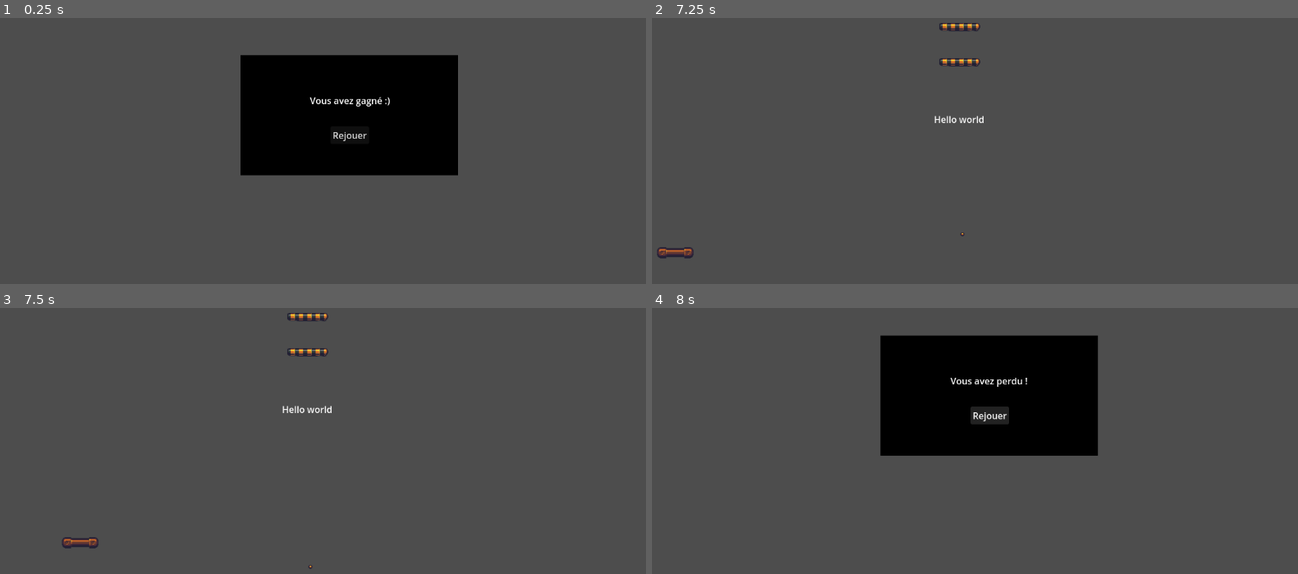
Above: before the commit, frames 1-4 (two rows, left to right).
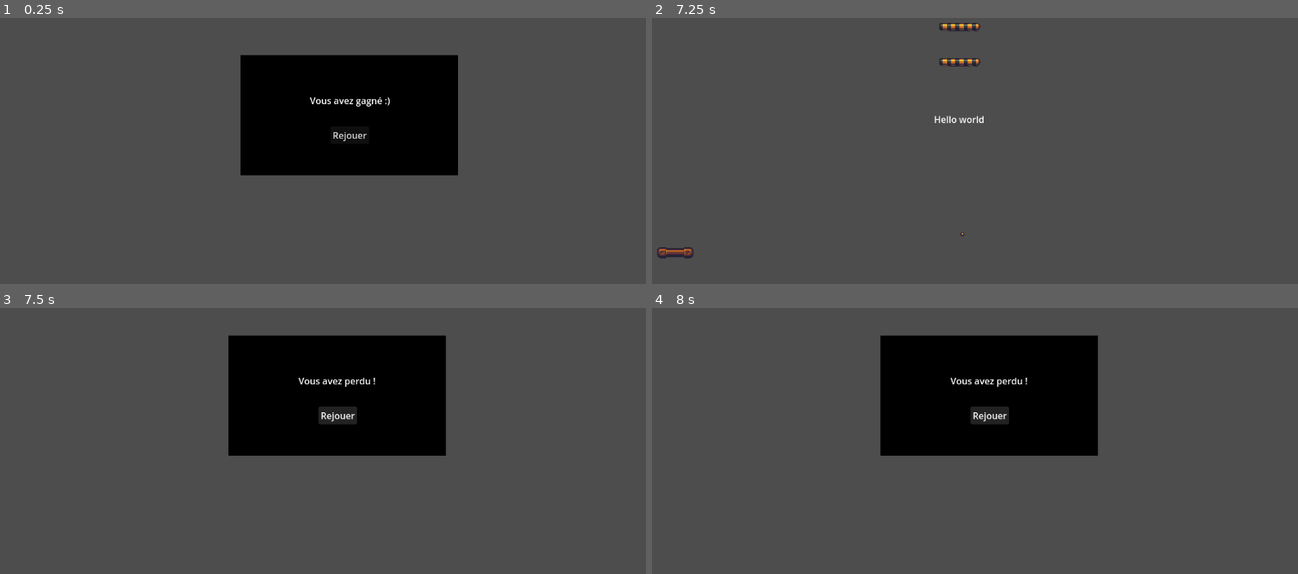
Above: after the commit, the same moments.

Repository: 34lks66/R5.A.06-Godot
Game: Godot game, scene res://victoire.tscn
Two runs of this game, one before a commit and one after it. Both use one fixed random seed, a clock stepped at 60 frames per second and the inputs below. This scene is started directly instead of the project's main scene.
Inputs:
- Up to frame 1 (0.25 s): no input
- Up to frame 2 (7.25 s): click "Rejouer" at 0.5 s; tap Enter at 1.25, 2.75, 4.25 s; hold Right (p1_right) 1.28-2.03 s; tap Space at 2, 3.5, 5.75 s; hold Left (p1_left) 2.03-2.78 s; hold Right (p1_right) 2.78-4.28 s; hold Left (p1_left) 4.28-5 s; click "Rejouer" at 5 s; hold Left (p1_left) from 5.78 s (still down)
- Up to frame 3 (7.5 s): release Left (p1_left) at 7.28 s; hold Right (p1_right) from 7.28 s (still down)
- Up to frame 4 (8 s): keep holding Right (p1_right)

Frames 1-2 are identical in both runs. In frame 3, 16% of the frame differs, in the area x 9-69%, y 1-99%; in frame 4, nothing differs.

Commit message:
audio game

Diff:
--- a/tp-casse-briques/balle/balle.tscn
+++ b/tp-casse-briques/balle/balle.tscn
@@ -1,12 +1,16 @@
-[gd_scene load_steps=4 format=3 uid="uid://do72u7vjlw4mt"]
+[gd_scene load_steps=6 format=3 uid="uid://do72u7vjlw4mt"]
 
 [ext_resource type="Texture2D" uid="uid://180s0dl13d5m" path="res://assets/breakout_pieces.png" id="1_eobpy"]
+[ext_resource type="Script" uid="uid://by1ariys65ei0" path="res://balle/balle_son.gd" id="2_50dfo"]
 
 [sub_resource type="PhysicsMaterial" id="PhysicsMaterial_eobpy"]
 friction = 0.0
 bounce = 1.0
 
 [sub_resource type="CircleShape2D" id="CircleShape2D_eobpy"]
+radius = 9.055386
+
+[sub_resource type="CircleShape2D" id="CircleShape2D_50dfo"]
 radius = 9.055386
 
 [node name="Balle" type="RigidBody2D" groups=["ball"]]
@@ -23,3 +27,12 @@
 [node name="CollisionShape2D" type="CollisionShape2D" parent="."]
 position = Vector2(551, 332)
 shape = SubResource("CircleShape2D_eobpy")
+
+[node name="Area2D" type="Area2D" parent="."]
+script = ExtResource("2_50dfo")
+
+[node name="CollisionShape2D" type="CollisionShape2D" parent="Area2D"]
+position = Vector2(551, 332)
+shape = SubResource("CircleShape2D_50dfo")
+
+[connection signal="body_entered" from="Area2D" to="Area2D" method="_on_body_entered"]
--- /dev/null
+++ b/tp-casse-briques/balle/balle_son.gd
@@ -0,0 +1,5 @@
+extends Area2D
+
+func _on_body_entered(body):
+	if body.name == "Raquette":
+		body._on_ball_hit()
--- a/tp-casse-briques/brick/brick.gd
+++ b/tp-casse-briques/brick/brick.gd
@@ -14,6 +14,9 @@
 func _on_body_entered(body):
 	if body.is_in_group("ball"):
 		var bricks = get_tree().get_nodes_in_group("brick")
+		var sound = get_parent().get_node("AudioStreamPlayer")
+		sound.play()
+		await get_tree().create_timer(0.05).timeout
 		get_parent().queue_free()
 
 		if bricks.size() <= 1:
--- a/tp-casse-briques/brick/brick.tscn
+++ b/tp-casse-briques/brick/brick.tscn
@@ -1,7 +1,8 @@
-[gd_scene load_steps=6 format=3 uid="uid://bngmyrrx6ws6m"]
+[gd_scene load_steps=7 format=3 uid="uid://bngmyrrx6ws6m"]
 
 [ext_resource type="Texture2D" uid="uid://cj1e0juynue8d" path="res://assets/more_breakout_pieces.png" id="1_1bmya"]
 [ext_resource type="Script" uid="uid://546trp4sw04" path="res://brick/brick.gd" id="2_84gwy"]
+[ext_resource type="AudioStream" uid="uid://dxeeahxxilye7" path="res://assets/The Essential Retro Video Game Sound Effects Collection [512 sounds] By Juhani Junkala/Weapons/Shotgun/sfx_weapon_shotgun3.wav" id="3_geq20"]
 
 [sub_resource type="PhysicsMaterial" id="PhysicsMaterial_1bmya"]
 friction = 0.0
@@ -34,4 +35,8 @@
 position = Vector2(548.09735, 285.87723)
 shape = SubResource("RectangleShape2D_84gwy")
 
+[node name="AudioStreamPlayer" type="AudioStreamPlayer" parent="."]
+stream = ExtResource("3_geq20")
+volume_db = -10.0
+
 [connection signal="body_entered" from="Area2D" to="Area2D" method="_on_body_entered"]
--- a/tp-casse-briques/casse-briques/main.tscn
+++ b/tp-casse-briques/casse-briques/main.tscn
@@ -7,6 +7,7 @@
 [ext_resource type="PackedScene" uid="uid://c2sj5br7nbyv0" path="res://fosse/fosse.tscn" id="5_0eiif"]
 [ext_resource type="Script" uid="uid://dgyw6y8nhq2lg" path="res://fosse/fosse.gd" id="6_vaoxn"]
 [ext_resource type="PackedScene" uid="uid://bngmyrrx6ws6m" path="res://brick/brick.tscn" id="7_ddf2j"]
+[ext_resource type="AudioStream" uid="uid://uprkyg1kt8qe" path="res://assets/Juhani Junkala [Retro Game Music Pack] Title Screen.wav" id="8_a85rn"]
 
 [node name="Node2D" type="Node2D"]
 
@@ -27,7 +28,7 @@
 [node name="Mur" parent="." instance=ExtResource("4_ghjii")]
 
 [node name="Fosse" parent="." instance=ExtResource("5_0eiif")]
-position = Vector2(577, 638)
+position = Vector2(577, 607)
 script = ExtResource("6_vaoxn")
 
 [node name="Brick" parent="." instance=ExtResource("7_ddf2j")]
@@ -38,3 +39,8 @@
 
 [node name="Brick2" parent="." instance=ExtResource("7_ddf2j")]
 position = Vector2(0, -70)
+
+[node name="AudioStreamPlayer" type="AudioStreamPlayer" parent="."]
+stream = ExtResource("8_a85rn")
+volume_db = -20.0
+autoplay = true
--- a/tp-casse-briques/mur/mur.tscn
+++ b/tp-casse-briques/mur/mur.tscn
@@ -1,4 +1,7 @@
-[gd_scene load_steps=5 format=3 uid="uid://c0a1ihoeat7nq"]
+[gd_scene load_steps=7 format=3 uid="uid://c0a1ihoeat7nq"]
+
+[ext_resource type="AudioStream" uid="uid://hxutyw7xeyb0" path="res://assets/The Essential Retro Video Game Sound Effects Collection [512 sounds] By Juhani Junkala/General Sounds/Negative Sounds/sfx_sounds_error2.wav" id="1_ljofq"]
+[ext_resource type="Script" uid="uid://b0i6q4lnpums7" path="res://mur/mur_son.gd" id="2_ljofq"]
 
 [sub_resource type="PhysicsMaterial" id="PhysicsMaterial_b5jeu"]
 friction = 0.0
@@ -16,6 +19,10 @@
 [node name="Mur" type="StaticBody2D"]
 physics_material_override = SubResource("PhysicsMaterial_b5jeu")
 
+[node name="AudioStreamPlayer" type="AudioStreamPlayer" parent="."]
+stream = ExtResource("1_ljofq")
+volume_db = -10.0
+
 [node name="mur_haut" type="CollisionShape2D" parent="."]
 position = Vector2(570.5, 0)
 shape = SubResource("RectangleShape2D_b5jeu")
@@ -24,6 +31,23 @@
 position = Vector2(-1, 322.5)
 shape = SubResource("RectangleShape2D_3wqp3")
 
-[node name="CollisionShape2D" type="CollisionShape2D" parent="."]
+[node name="mur_droit" type="CollisionShape2D" parent="."]
 position = Vector2(1153, 321)
 shape = SubResource("RectangleShape2D_ljofq")
+
+[node name="Area2D" type="Area2D" parent="."]
+script = ExtResource("2_ljofq")
+
+[node name="mur_haut" type="CollisionShape2D" parent="Area2D"]
+position = Vector2(570.5, 0)
+shape = SubResource("RectangleShape2D_b5jeu")
+
+[node name="mur_gauche" type="CollisionShape2D" parent="Area2D"]
+position = Vector2(-1, 322.5)
+shape = SubResource("RectangleShape2D_3wqp3")
+
+[node name="mur_droit" type="CollisionShape2D" parent="Area2D"]
+position = Vector2(1153, 321)
+shape = SubResource("RectangleShape2D_ljofq")
+
+[connection signal="body_entered" from="Area2D" to="Area2D" method="_on_body_entered"]
--- /dev/null
+++ b/tp-casse-briques/mur/mur_son.gd
@@ -0,0 +1,5 @@
+extends Area2D
+
+func _on_body_entered(body):
+	if body.is_in_group("ball"):
+		get_parent().get_node("AudioStreamPlayer").play()
--- a/tp-casse-briques/perdu.tscn
+++ b/tp-casse-briques/perdu.tscn
@@ -1,6 +1,8 @@
-[gd_scene load_steps=2 format=3 uid="uid://bmaib3vtq08ts"]
+[gd_scene load_steps=4 format=3 uid="uid://bmaib3vtq08ts"]
 
+[ext_resource type="Script" uid="uid://blxjg7f6hvpse" path="res://perdu_son.gd" id="1_ng06l"]
 [ext_resource type="Script" uid="uid://dqviqx5h8k0ns" path="res://button.gd" id="1_y1wl7"]
+[ext_resource type="AudioStream" uid="uid://bsaeyqrw1tf5l" path="res://assets/The Essential Retro Video Game Sound Effects Collection [512 sounds] By Juhani Junkala/General Sounds/Alarms/Alarms/sfx_alarm_loop4.wav" id="3_ng06l"]
 
 [node name="Perdu" type="Control"]
 layout_mode = 3
@@ -9,6 +11,7 @@
 offset_top = -17.0
 offset_right = 19.0
 offset_bottom = 23.0
+script = ExtResource("1_ng06l")
 
 [node name="ColorRect" type="ColorRect" parent="."]
 layout_mode = 0
@@ -34,3 +37,7 @@
 offset_bottom = 360.0
 text = "Rejouer"
 script = ExtResource("1_y1wl7")
+
+[node name="AudioStreamPlayer" type="AudioStreamPlayer" parent="."]
+stream = ExtResource("3_ng06l")
+volume_db = -10.0
--- /dev/null
+++ b/tp-casse-briques/perdu_son.gd
@@ -0,0 +1,4 @@
+extends Control
+
+func _ready():
+	$AudioStreamPlayer.play()
--- a/tp-casse-briques/raquette/controlJoueur.gd
+++ b/tp-casse-briques/raquette/controlJoueur.gd
@@ -23,3 +23,12 @@
 	position.x += direction * vitesse * delta
 
 	position.x = clamp(position.x, -500, screen_size.x - 600)
+
+	if direction !=0:
+		if not $AudioMouvementRaquette.playing:
+			$AudioMouvementRaquette.play()
+		else:
+			$AudioMouvementRaquette.stop()
+
+func _on_ball_hit():
+	$AudioStreamPlayer.play()
--- a/tp-casse-briques/raquette/raquette.tscn
+++ b/tp-casse-briques/raquette/raquette.tscn
@@ -1,7 +1,9 @@
-[gd_scene load_steps=4 format=3 uid="uid://b8gdrejq8m5an"]
+[gd_scene load_steps=6 format=3 uid="uid://b8gdrejq8m5an"]
 
 [ext_resource type="Script" uid="uid://c8xrwduguirl7" path="res://raquette/ControlJoueur.gd" id="1_8wwvb"]
 [ext_resource type="Texture2D" uid="uid://c8mlvn4i8vf3f" path="res://raquette/sin_raquette_a.tres" id="1_w6mu3"]
+[ext_resource type="AudioStream" uid="uid://dmqsisenoywte" path="res://assets/The Essential Retro Video Game Sound Effects Collection [512 sounds] By Juhani Junkala/General Sounds/Buttons/sfx_sounds_button6.wav" id="3_rdu13"]
+[ext_resource type="AudioStream" uid="uid://08ptv5nyis6w" path="res://assets/The Essential Retro Video Game Sound Effects Collection [512 sounds] By Juhani Junkala/Movement/Jumping and Landing/sfx_movement_jump18_landing.wav" id="4_jdb1i"]
 
 [sub_resource type="RectangleShape2D" id="RectangleShape2D_8wwvb"]
 size = Vector2(78, 33)
@@ -17,3 +19,11 @@
 [node name="CollisionShape2D" type="CollisionShape2D" parent="."]
 position = Vector2(550, 551.5)
 shape = SubResource("RectangleShape2D_8wwvb")
+
+[node name="AudioStreamPlayer" type="AudioStreamPlayer" parent="."]
+stream = ExtResource("3_rdu13")
+volume_db = -10.0
+
+[node name="AudioMouvementRaquette" type="AudioStreamPlayer" parent="."]
+stream = ExtResource("4_jdb1i")
+volume_db = -10.0
--- a/tp-casse-briques/victoire.tscn
+++ b/tp-casse-briques/victoire.tscn
@@ -1,10 +1,13 @@
-[gd_scene load_steps=2 format=3 uid="uid://djv8uxm88wmvc"]
+[gd_scene load_steps=4 format=3 uid="uid://djv8uxm88wmvc"]
 
+[ext_resource type="Script" uid="uid://duxlveh6o4lq7" path="res://victoire_son.gd" id="1_ipexg"]
 [ext_resource type="Script" uid="uid://dqviqx5h8k0ns" path="res://button.gd" id="1_jcfhk"]
+[ext_resource type="AudioStream" uid="uid://b4hgjsniv5kx7" path="res://assets/The Essential Retro Video Game Sound Effects Collection [512 sounds] By Juhani Junkala/General Sounds/Positive Sounds/sfx_sounds_powerup18.wav" id="2_dxjc2"]
 
 [node name="Victoire" type="Control"]
 layout_mode = 3
 anchors_preset = 0
+script = ExtResource("1_ipexg")
 
 [node name="ColorRect" type="ColorRect" parent="."]
 layout_mode = 0
@@ -30,3 +33,7 @@
 offset_bottom = 360.0
 text = "Rejouer"
 script = ExtResource("1_jcfhk")
+
+[node name="AudioStreamPlayer" type="AudioStreamPlayer" parent="."]
+stream = ExtResource("2_dxjc2")
+volume_db = -10.0
--- /dev/null
+++ b/tp-casse-briques/victoire_son.gd
@@ -0,0 +1,4 @@
+extends Control
+
+func _ready():
+	$AudioStreamPlayer.play()
Not shown, added: tp-casse-briques/balle/balle_son.gd.uid
Not shown: 1 places in tp-casse-briques/casse-briques/main.tscn that only renumber resources
Not shown, added: tp-casse-briques/mur/mur_son.gd.uid
Not shown, added: tp-casse-briques/perdu_son.gd.uid
Not shown, added: tp-casse-briques/victoire_son.gd.uid
